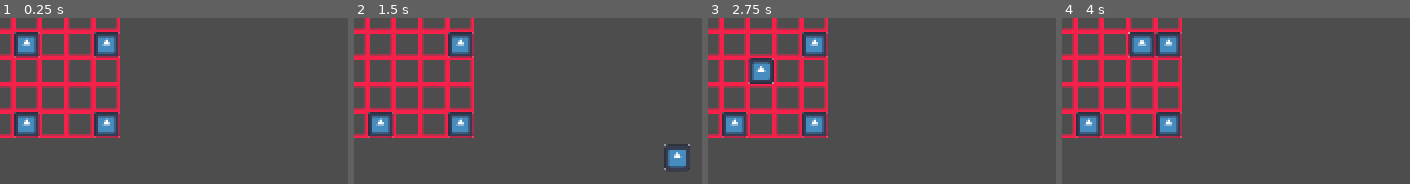
Above: before the commit, frames 1-4 (left to right).
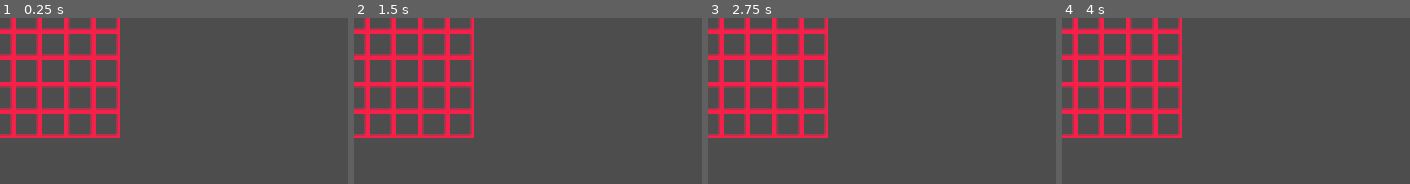
Above: after the commit, the same moments.

Repository: ChubbySquirrel/Perception-is-illusion
Game: Godot game, scene res://Scenes/Bracer.tscn
Two runs of this game, one before a commit and one after it. Both use one fixed random seed, a clock stepped at 60 frames per second and the inputs below. The engine's default icon, where the game draws it, is replaced by a stand-in: a white triangle on a blue panel in a dark square.
Inputs (mouse positions are in pixels of both pictures, inside the frame that each line leads up to):
- Up to frame 1 (0.25 s): no input
- Up to frame 2 (1.5 s): click (381, 44) at 0.52 s; tap Enter at 1.25 s; move the mouse to (outside the picture) at 1.27 s; hold D (right) from 1.28 s (still down); hold Right mouse button (Rotate) from 1.28 s (still down)
- Up to frame 3 (2.75 s): tap Space at 2 s; move the mouse to (outside the picture) at 2.02 s; release D (right) at 2.03 s; release Right mouse button (Rotate) at 2.03 s; hold Down (down) from 2.03 s (still down); right-click (outside the picture) at 2.1 s
- Up to frame 4 (4 s): tap Enter at 2.75 s; move the mouse to (outside the picture) at 2.77 s; release Down (down) at 2.78 s; hold D (right) 2.78-3.53 s; hold Right mouse button (Rotate) 2.78-3.53 s; tap Space at 3.5 s; move the mouse to (outside the picture) at 3.52 s; hold W (up) from 3.53 s (still down); right-click (outside the picture) at 3.6 s

The runs differ from the first frame. In frame 1, 4.1% of the frame differs, in the area x 4-35%, y 8-73%; in frame 2, 3.8%; in frame 3, 4.0%; in frame 4, 4.3%.

Commit message:
Finished implemening communication between the bracer and the map. But the menus are now broken.

Diff:
--- a/Scenes/Entities/player.tscn
+++ b/Scenes/Entities/player.tscn
@@ -1,20 +1,22 @@
-[gd_scene load_steps=7 format=3 uid="uid://dxnwu5mg4clyw"]
+[gd_scene load_steps=8 format=3 uid="uid://dxnwu5mg4clyw"]
 
 [ext_resource type="Script" uid="uid://dml2t80hernuo" path="res://Scripts/Entities/player.gd" id="1_blnjl"]
 [ext_resource type="PackedScene" uid="uid://c7nlgpkgvlnc4" path="res://Scenes/UI/pause_menu.tscn" id="2_nqm6o"]
 [ext_resource type="Script" uid="uid://doduxppvknnbp" path="res://Scripts/UI/player_ui.gd" id="2_qbyki"]
 [ext_resource type="PackedScene" uid="uid://cd12x6je2vf0o" path="res://Scenes/UI/sucess_screen.tscn" id="4_svftf"]
 [ext_resource type="PackedScene" uid="uid://cmc2c5o77x4fu" path="res://Scenes/UI/death_screen.tscn" id="5_a1rq5"]
+[ext_resource type="PackedScene" uid="uid://dcjax1tgha50o" path="res://Scenes/Bracer.tscn" id="6_yqx0t"]
 
 [sub_resource type="RectangleShape2D" id="RectangleShape2D_sh265"]
 size = Vector2(32, 32)
 
-[node name="player" type="CharacterBody2D" node_paths=PackedStringArray("sucess_view", "go") groups=["Player"]]
+[node name="player" type="CharacterBody2D" node_paths=PackedStringArray("sucess_view", "go", "b") groups=["Player"]]
 z_index = 1
 motion_mode = 1
 script = ExtResource("1_blnjl")
 sucess_view = NodePath("Camera2D/Control/SucessScreen")
 go = NodePath("Camera2D/Control/DeathScreen")
+b = NodePath("Bracer")
 
 [node name="CollisionShape2D" type="CollisionShape2D" parent="."]
 visible = false
@@ -40,6 +42,7 @@
 offset_bottom = 540.0
 grow_horizontal = 2
 grow_vertical = 2
+mouse_filter = 1
 script = ExtResource("2_qbyki")
 pause_menu = NodePath("PauseMenu")
 
@@ -59,6 +62,7 @@
 [node name="Panel" type="Panel" parent="Camera2D/Control/MarginContainer"]
 custom_minimum_size = Vector2(50, 50)
 layout_mode = 2
+mouse_filter = 1
 
 [node name="HBoxContainer" type="HBoxContainer" parent="Camera2D/Control/MarginContainer/Panel"]
 layout_mode = 1
@@ -73,6 +77,7 @@
 [node name="Panel" type="Panel" parent="Camera2D/Control/MarginContainer/Panel/HBoxContainer"]
 custom_minimum_size = Vector2(10, 0)
 layout_mode = 2
+mouse_filter = 1
 
 [node name="ColorRect" type="ColorRect" parent="Camera2D/Control/MarginContainer/Panel/HBoxContainer/Panel"]
 layout_mode = 1
@@ -81,10 +86,12 @@
 anchor_bottom = 1.0
 grow_horizontal = 2
 grow_vertical = 2
+mouse_filter = 1
 
 [node name="Panel2" type="Panel" parent="Camera2D/Control/MarginContainer/Panel/HBoxContainer"]
 custom_minimum_size = Vector2(10, 0)
 layout_mode = 2
+mouse_filter = 1
 
 [node name="ColorRect" type="ColorRect" parent="Camera2D/Control/MarginContainer/Panel/HBoxContainer/Panel2"]
 layout_mode = 1
@@ -93,6 +100,7 @@
 anchor_bottom = 1.0
 grow_horizontal = 2
 grow_vertical = 2
+mouse_filter = 1
 
 [node name="Button" type="Button" parent="Camera2D/Control/MarginContainer"]
 layout_mode = 2
@@ -109,4 +117,8 @@
 visible = false
 layout_mode = 1
 
+[node name="Bracer" parent="." node_paths=PackedStringArray("player") instance=ExtResource("6_yqx0t")]
+position = Vector2(384, 0)
+player = NodePath("..")
+
 [connection signal="button_down" from="Camera2D/Control/MarginContainer/Button" to="Camera2D/Control" method="show_pause_menu"]
--- a/Scenes/Level_Generation/level_handler.tscn
+++ b/Scenes/Level_Generation/level_handler.tscn
@@ -1,14 +1,19 @@
-[gd_scene load_steps=3 format=3 uid="uid://dw035tk2q5axt"]
+[gd_scene load_steps=4 format=3 uid="uid://dw035tk2q5axt"]
 
 [ext_resource type="Script" uid="uid://c2g5xm8k8e0vc" path="res://Scripts/Level_Generation/level_handler.gd" id="1_xogbl"]
 [ext_resource type="Script" uid="uid://botoni6s141qf" path="res://Scripts/Level_Generation/grid.gd" id="2_ws83c"]
+[ext_resource type="Script" uid="uid://dvluiguns7rd8" path="res://stone_group_manager.gd" id="3_ws83c"]
 
-[node name="level_handler" type="Node" node_paths=PackedStringArray("grid")]
+[node name="level_handler" type="Node" node_paths=PackedStringArray("grid", "stone_manager")]
 script = ExtResource("1_xogbl")
 grid = NodePath("Grid")
+stone_manager = NodePath("StoneGroupManager")
 
 [node name="Grid" type="Node" parent="."]
 script = ExtResource("2_ws83c")
-metadata/_custom_type_script = "uid://bad1ft1luxwbd"
+
+[node name="StoneGroupManager" type="Node" parent="."]
+script = ExtResource("3_ws83c")
+metadata/_custom_type_script = "uid://dvluiguns7rd8"
 
 [connection signal="player_reached_goal" from="Grid" to="." method="_on_grid_player_reached_goal"]
--- a/Scenes/Level_Generation/tile.tscn
+++ b/Scenes/Level_Generation/tile.tscn
@@ -7,7 +7,6 @@
 uv = PackedVector2Array(128, 0, 128, 128, 0, 128, 0, 0)
 
 [node name="Debug_Text" type="RichTextLabel" parent="."]
-visible = false
 offset_left = -64.0
 offset_top = -64.0
 offset_right = 64.0
--- a/Scenes/UI/death_screen.tscn
+++ b/Scenes/UI/death_screen.tscn
@@ -23,6 +23,7 @@
 anchor_bottom = 1.0
 grow_horizontal = 2
 grow_vertical = 2
+mouse_filter = 1
 script = ExtResource("1_30dcm")
 
 [node name="ColorRect" type="ColorRect" parent="."]
@@ -32,6 +33,7 @@
 anchor_bottom = 1.0
 grow_horizontal = 2
 grow_vertical = 2
+mouse_filter = 1
 color = Color(0.282407, 0.282407, 0.282407, 0.803922)
 
 [node name="TextureRect" type="TextureRect" parent="."]
@@ -57,6 +59,7 @@
 offset_right = 50.0
 offset_bottom = 23.0
 grow_horizontal = 2
+mouse_filter = 1
 theme_override_font_sizes/normal_font_size = 50
 bbcode_enabled = true
 text = "[color=#000000]You Died![/color]"
--- a/Scenes/UI/pause_menu.tscn
+++ b/Scenes/UI/pause_menu.tscn
@@ -23,6 +23,7 @@
 anchor_bottom = 1.0
 grow_horizontal = 2
 grow_vertical = 2
+mouse_filter = 1
 script = ExtResource("1_8rf44")
 
 [node name="ColorRect" type="ColorRect" parent="."]
@@ -32,6 +33,7 @@
 anchor_bottom = 1.0
 grow_horizontal = 2
 grow_vertical = 2
+mouse_filter = 1
 color = Color(0.282407, 0.282407, 0.282407, 0.803922)
 
 [node name="TextureRect" type="TextureRect" parent="."]
@@ -57,6 +59,7 @@
 offset_right = 50.0
 offset_bottom = 23.0
 grow_horizontal = 2
+mouse_filter = 1
 theme_override_font_sizes/normal_font_size = 50
 bbcode_enabled = true
 text = "[color=#000000]Pause[/color]"
--- a/Scenes/UI/sucess_screen.tscn
+++ b/Scenes/UI/sucess_screen.tscn
@@ -23,6 +23,7 @@
 anchor_bottom = 1.0
 grow_horizontal = 2
 grow_vertical = 2
+mouse_filter = 1
 script = ExtResource("1_trjmy")
 
 [node name="ColorRect" type="ColorRect" parent="."]
@@ -32,6 +33,7 @@
 anchor_bottom = 1.0
 grow_horizontal = 2
 grow_vertical = 2
+mouse_filter = 1
 color = Color(0.282407, 0.282407, 0.282407, 0.803922)
 
 [node name="TextureRect" type="TextureRect" parent="."]
@@ -57,6 +59,7 @@
 offset_right = 50.0
 offset_bottom = 23.0
 grow_horizontal = 2
+mouse_filter = 1
 theme_override_font_sizes/normal_font_size = 50
 bbcode_enabled = true
 text = "[color=#000000]Congrats!
--- a/Scripts/Entities/player.gd
+++ b/Scripts/Entities/player.gd
@@ -8,7 +8,11 @@
 
 @export var go : Control
 
+@export var b : Bracer
+
 var disabled = false
+
+var grid : Grid
 
 func _process(_delta: float) -> void:
 	if disabled:
@@ -34,3 +38,19 @@
 func show_success_screen()->void:
 	Engine.time_scale = 0
 	sucess_view.visible = true
+
+func make_stones(stones : Array[String])-> void:
+	for stone in stones:
+		b.create_stone(stone,Vector2i(1,2))
+
+func check_stone_move(g : String, mov : Vector2i) -> bool:
+	return grid.stone_manager.check_stone_move(g, mov)
+
+func check_stone_rotate(g : String, dir : Vector2) -> bool:
+	return grid.stone_manager.check_stone_rotate(g, dir)
+
+func stone_move(g : String, mov : Vector2i) -> void:
+	grid.stone_manager.stone_move(g, mov)
+
+func stone_rotate(g : String, dir : Vector2) -> void:
+	grid.stone_manager.stone_rotate(g,dir)
--- a/Scripts/Level_Generation/grid.gd
+++ b/Scripts/Level_Generation/grid.gd
@@ -15,6 +15,8 @@
 var tile_size : int = 128
 
 var player_position = Tile
+
+var stone_manager : StoneGroupManager
 
 signal player_reached_goal
 
@@ -38,6 +40,7 @@
 			new_row.append(new_tile)
 		i += 1
 		grid_elements.append(new_row)
+	player.make_stones(stone_manager.groups.keys())
 
 func create_tile(tile_data,i,j,new_row)->Tile:
 	var type_identifier = tile_data.type
@@ -63,8 +66,11 @@
 	if tile_data.type == "s" and not found_start:
 		player = player_scene.instantiate()
 		add_child(player)
+		player.grid = self
 		player.position = Vector2(j*tile_size,i*tile_size)
 		found_start = true
+	if "stone" in tile_data and tile_data.type == "p":
+		make_stone(tile_data.stone,i,j)
 	if "enemy" in tile_data:
 		if tile_data.enemy:
 			var new_enemy : Enemy = enemy_scene.instantiate()
@@ -72,6 +78,9 @@
 			new_enemy.position = Vector2(j*tile_size,i*tile_size)
 			new_enemy.grid = self
 			new_enemy.activate_on_ready = true
+
+func make_stone(tile_data : Variant, i : int, j : int) -> void:
+	stone_manager.add_stone(tile_data,Vector2i(i,j))
 
 func get_tile_from_position(p : Vector2) -> Tile:
 	var i = roundi(p.y / tile_size)
@@ -89,3 +98,19 @@
 	if player_position == null:
 		player_position = _get_player_tile()
 	return player_position
+
+func get_tile_open(p : Vector2i) -> bool:
+	if p.x < 0 or p.y < 0:
+		return false
+	if p.x > grid_elements.size()-1:
+		return false
+	else:
+		var row = grid_elements[p.x]
+		if p.y > grid_elements.size()-1:
+			return false
+		else:
+			var tile = row[p.y]
+			if tile.type == Tile.TileTypes.PATH:
+				return true
+			else:
+				return false
--- a/Scripts/Level_Generation/level_handler.gd
+++ b/Scripts/Level_Generation/level_handler.gd
@@ -2,8 +2,13 @@
 
 @export var grid : Grid
 
+@export var stone_manager : StoneGroupManager
+
 func _ready() -> void:
+	stone_manager.grid = grid
+	grid.stone_manager = stone_manager
 	grid.make_grid_from_file(LevelManager.current_level_location)
+	stone_manager.assign_pivots()
 
 
 func _on_grid_player_reached_goal() -> void:
--- a/Scripts/bracer.gd
+++ b/Scripts/bracer.gd
@@ -15,32 +15,24 @@
 #time to determine how long for stones to snap
 var snap_time = 100
 
+@export var player : Player
+
 @export var grid_size = 5
 #1/scale gets us the ratio of tiles in bracer vs labrinth
 var bracer_scale:int  = 1
 
 func _ready() -> void:
 	create_grid()
-	spawn_stones()
+	#spawn_stones()
 
-
-	pass
-
-
-func spawn_stones():
-
-	var initialize_arr = [["A",Vector2i(1,1)],["B",Vector2i(4,1)],["C",Vector2i(1,4)],["D",Vector2i(4,4)]]
-
-	for data in initialize_arr:
-		var grid_pos = data[1]
-		var type = data[0]
-		var new_stone1 = stone_scene.instantiate()
-		add_child(new_stone1)
-		new_stone1.bracer = self
-		new_stone1.create(type,true,1,grid_pos)
-		stone_grid[grid_pos.x][grid_pos.y] = new_stone1
-		new_stone1.moved_to = home_position(grid_pos)
-		new_stone1.initial_rot = 0
+func create_stone(g : String, p : Vector2i):
+	var new_stone = stone_scene.instantiate()
+	add_child(new_stone)
+	new_stone.bracer = self
+	new_stone.create(g,true,1,p)
+	stone_grid[p.x][p.y] = new_stone
+	new_stone.moved_to = home_position(p)
+	new_stone.initial_rot = 0
 
 func check_moved(stone:Stone):
 	#If the tile has moved sufficently in a direction
@@ -55,7 +47,10 @@
 		var new_grid_pos = stone.bracer_pos + grid_change
 		new_grid_pos = handle_edges(new_grid_pos)
 		if stone_grid[new_grid_pos.x][new_grid_pos.y] == null:
+			if not player.check_stone_move(stone.type,grid_change):
+				return
 			stone.bracer_pos += grid_change
+			player.stone_move(stone.type,grid_change)
 			#Handle wrapping around
 			stone.bracer_pos = handle_edges(stone.bracer_pos)
 
@@ -74,14 +69,20 @@
 	if abs(rel_rotation) >= PI/3:
 		var rotate_change
 		if rel_rotation > 0:
+			if not player.check_stone_rotate(stone.type, Vector2.RIGHT):
+				stone.pressed = false
+				return
 			rotate_change = PI/2
+			player.stone_rotate(stone.type, Vector2.RIGHT)
 		elif rel_rotation < 0:
+			if not player.check_stone_rotate(stone.type, Vector2.LEFT):
+				stone.pressed = false
+				return
 			rotate_change = -PI/2
+			player.stone_rotate(stone.type, Vector2.LEFT)
 		stone.initial_rot += rotate_change
 
 		stone.pressed = false
-
-		print("test")
 
 
 
--- a/Scripts/stone.gd
+++ b/Scripts/stone.gd
@@ -16,10 +16,9 @@
 
 var t:float = 0
 
-
 var bracer: Bracer
 
-@export var type: String
+var type: String
 
 func _ready() -> void:
 	initial_pos = position
@@ -28,7 +27,6 @@
 
 	var release_rotate = Input.is_action_just_released("Rotate")
 	var start_rotate = Input.is_action_just_pressed("Rotate")
-	print(t)
 	if active:
 		if release_rotate:
 			pressed = false
--- /dev/null
+++ b/stone_group.gd
@@ -0,0 +1,194 @@
+class_name  StoneGroup
+
+extends Node
+
+var speed : float = 0.1
+
+var shrink_speed : float = 1
+
+var group : String
+
+var grid : Grid
+
+var pivot : StoneWall
+
+var movement_in_progress = false
+
+var target : Vector2
+
+var target_rotation : float
+
+var lerp_position = true
+
+var shrink_in_progress : bool = false
+
+var t : float = 0
+
+var walls : Array[StoneWall] = []
+
+var manager : StoneGroupManager
+
+var rotation_in_progress : bool = false
+
+var rotation_speed : float = 1
+
+func add_wall(w : StoneWall):
+	walls.append(w)
+
+func assign_pivot():
+	if pivot == null:
+		pivot = walls[0]
+	add_child(pivot)
+	pivot.position = Vector2(grid.tile_size * pivot.loc.y,grid.tile_size * pivot.loc.x)
+	for wall : StoneWall in walls:
+		if wall == pivot:
+			continue
+		pivot.add_child(wall)
+		wall.global_position = Vector2(grid.tile_size * wall.loc.y,grid.tile_size * wall.loc.x)
+
+func move(mov : Vector2) -> bool:
+	begin_movement(mov)
+	return true
+
+func can_move(mov : Vector2i) -> bool:
+	if movement_in_progress:
+		return false
+	var mov_possible : bool = true
+	for wall in walls:
+		var spot_open = manager.move_possible(wall.loc+Vector2i(mov.y,mov.x))
+		if not spot_open:
+			mov_possible = false
+			break
+	return mov_possible
+
+func begin_movement(mov : Vector2) -> void:
+	t = 0
+	movement_in_progress = true
+	lerp_position = true
+	target = pivot.position + mov * grid.tile_size
+	for wall in walls:
+		var previous = wall.loc
+		wall.loc += Vector2i(mov.y,mov.x)
+		manager.change_position(previous,wall.loc)
+
+func rotate(dir : Vector2)-> bool:
+	begin_rotation(dir)
+	return true
+
+
+func begin_rotation(dir : Vector2) -> void:
+	t = 0
+	lerp_position = false
+	movement_in_progress = true
+	shrink_in_progress = true
+	rotation_in_progress = false
+	disable_child_colliders()
+	match dir:
+		Vector2.RIGHT:
+			target_rotation = pivot.rotation + PI/2
+			for wall in walls:
+				var previous = wall.loc
+				wall.loc = new_clockwise_position(wall)
+				manager.change_position(previous,wall.loc)
+		Vector2.LEFT:
+			target_rotation = pivot.rotation - PI/2
+			for wall in walls:
+				var previous = wall.loc
+				wall.loc = new_counterclockwise_position(wall)
+				manager.change_position(previous,wall.loc)
+
+func can_rotate(dir : Vector2) -> bool:
+	var can_rotate = true
+	if movement_in_progress:
+		return false
+	match dir:
+		Vector2.LEFT:
+			for wall in walls:
+				if wall == pivot:
+					continue
+				var new_position = new_counterclockwise_position(wall)
+				var spot_open = manager.move_possible(new_position)
+				if not spot_open:
+					can_rotate = false
+					break
+		Vector2.RIGHT:
+			for wall in walls:
+				if wall == pivot:
+					continue
+				var new_position = new_clockwise_position(wall)
+				var spot_open = manager.move_possible(new_position)
+				if not spot_open:
+					can_rotate = false
+					break
+		_:
+			return false
+	return can_rotate
+
+func new_clockwise_position(wall : StoneWall) -> Vector2i:
+	var x = wall.loc.x-pivot.loc.x
+	var y = wall.loc.y-pivot.loc.y
+	var xp = y
+	var yp = -x
+	return Vector2i(xp+pivot.loc.x,yp+pivot.loc.y)
+
+func new_counterclockwise_position(wall : StoneWall) -> Vector2i:
+	var x = wall.loc.x-pivot.loc.x
+	var y = wall.loc.y-pivot.loc.y
+	var xp = -y
+	var yp = x
+	return Vector2i(xp+pivot.loc.x,yp+pivot.loc.y)
+
+func disable_child_colliders():
+	for wall in walls:
+		if wall == pivot:
+			continue
+		else:
+			wall.get_node("CollisionShape2D").disabled = true
+
+func enable_child_colliders():
+	for wall in walls:
+		if wall == pivot:
+			continue
+		else:
+			wall.get_node("CollisionShape2D").disabled = false
+
+func _physics_process(delta: float) -> void:
+	if movement_in_progress:
+		if lerp_position:
+			pivot.position = pivot.position.lerp(target,t*speed)
+			t += delta
+			if pivot.position.distance_to(target) <= 0.1:
+				pivot.position = target
+				movement_in_progress = false
+		else:
+			if shrink_in_progress and not rotation_in_progress:
+				for wall : StoneWall in walls:
+					if wall == pivot:
+						continue
+					wall.scale = wall.scale.lerp(Vector2.ZERO,shrink_speed*t)
+					if wall.scale.distance_to(Vector2.ZERO) <= 0.1:
+						wall.scale = Vector2.ZERO
+						shrink_in_progress = false
+						rotation_in_progress = true
+				t += delta
+				if rotation_in_progress:
+					t = 0
+			if rotation_in_progress:
+				pivot.rotation = lerp_angle(pivot.rotation,target_rotation,t*rotation_speed)
+				t += delta
+				if abs(fmod(pivot.rotation-target_rotation,2*PI)) <= 0.1:
+					pivot.rotation = target_rotation
+					rotation_in_progress = false
+					t = 0
+					enable_child_colliders()
+			if not rotation_in_progress and not shrink_in_progress:
+				for wall : StoneWall in walls:
+					if wall == pivot:
+						continue
+					wall.scale = wall.scale.lerp(Vector2(1,1),shrink_speed*t)
+					if wall.scale.distance_to(Vector2(1,1)) <= 0.1:
+						wall.scale = Vector2(1,1)
+						movement_in_progress = false
+				t += delta
+				if not movement_in_progress:
+					t = 0
--- /dev/null
+++ b/stone_group_manager.gd
@@ -0,0 +1,100 @@
+class_name StoneGroupManager
+
+extends Node
+
+var groups : Dictionary[String,StoneGroup] = {}
+
+var grid : Grid
+
+var stone_locations : Dictionary[int,Dictionary] = {}
+
+var wall_scene = preload("res://stone_wall.tscn")
+
+func add_stone(stone_data : Variant, loc : Vector2i,) -> bool:
+	var g = stone_data.group
+	if not groups.has(g):
+		var new_group : StoneGroup = StoneGroup.new()
+		new_group.manager = self
+		new_group.grid = grid
+		new_group.group = g
+		add_child(new_group)
+		groups[g] = new_group
+
+	if stone_locations.has(loc.x):
+		var row : Dictionary = stone_locations.get(loc.x)
+		if row.has(loc.y):
+			return false
+		else:
+			var stone = make_new_stone_wall(g, loc)
+			stone.stone_group = groups[g]
+			stone.loc = loc
+			groups[g].add_wall(stone)
+			if "pivot" in stone_data:
+				if stone_data.pivot:
+					groups[g].pivot = stone
+			row.set(loc.y,stone)
+			return true
+	else:
+		var row = {}
+		var stone = make_new_stone_wall(g, loc)
+		stone.stone_group = groups[g]
+		stone.loc = loc
+		groups[g].add_wall(stone)
+		if "pivot" in stone_data:
+			if stone_data.pivot:
+				groups[g].pivot = stone
+		row.set(loc.y,stone)
+		stone_locations.set(loc.x,row)
+		return true
+
+func location_occupied(p : Vector2i) -> bool:
+	if stone_locations.has(p.x):
+		var row = stone_locations.get(p.x)
+		if row.has(p.y):
+			return true
+	return false
+
+func move_possible(p : Vector2i) -> bool:
+	return not location_occupied(p) and grid.get_tile_open(p)
+
+func make_new_stone_wall(g : String, loc : Vector2i) -> StoneWall:
+	var new_wall : StoneWall = wall_scene.instantiate()
+	return new_wall
+
+func assign_pivots()-> void:
+	for i : StoneGroup in groups.values():
+		i.assign_pivot()
+
+func check_stone_move(g : String, mov : Vector2i) -> bool:
+	var group = groups[g]
+	return group.can_move(mov)
+
+func stone_move(g : String, mov : Vector2i) -> void:
+	var group = groups[g]
+	group.move(Vector2(mov.x,mov.y))
+
+func check_stone_rotate(g : String, dir : Vector2) -> bool:
+	var group = groups[g]
+	return group.can_rotate(dir)
+
+func stone_rotate(g : String, dir : Vector2) -> void:
+	var group = groups[g]
+	group.rotate(dir)
+
+func change_position(before : Vector2i, after : Vector2i) -> bool:
+	if stone_locations.has(before.x):
+		var row = stone_locations.get(before.x)
+		if row.has(before.y):
+			var to_move = row.get(before.y)
+			if stone_locations.has(after.x):
+				var next_row = stone_locations.get(after.x)
+				if next_row.has(after.y):
+					return false
+				next_row.set(after.y, to_move)
+			else:
+				var new_row = {}
+				new_row.set(after.y,to_move)
+				stone_locations.set(after.x,new_row)
+			row.erase(before.y)
+			return true
+	return false
--- /dev/null
+++ b/stone_wall.gd
@@ -0,0 +1,7 @@
+class_name StoneWall
+
+extends StaticBody2D
+
+var loc : Vector2i
+
+var stone_group : StoneGroup
--- /dev/null
+++ b/stone_wall.tscn
@@ -0,0 +1,21 @@
+[gd_scene load_steps=4 format=3 uid="uid://c42uaw75y5bou"]
+
+[ext_resource type="Texture2D" uid="uid://7e4nk2rodxkd" path="res://icon.svg" id="1_0skly"]
+[ext_resource type="Script" uid="uid://dfk75f27bxd01" path="res://stone_wall.gd" id="1_kqaf4"]
+
+[sub_resource type="RectangleShape2D" id="RectangleShape2D_kqaf4"]
+size = Vector2(128, 128)
+
+[node name="StoneWall" type="StaticBody2D"]
+z_index = 1
+script = ExtResource("1_kqaf4")
+
+[node name="Appearance" type="Polygon2D" parent="."]
+color = Color(0, 0, 0, 1)
+polygon = PackedVector2Array(-64, -64, 64, -64, 64, 64, -64, 64)
+
+[node name="CollisionShape2D" type="CollisionShape2D" parent="."]
+shape = SubResource("RectangleShape2D_kqaf4")
+
+[node name="Sprite2D" type="Sprite2D" parent="."]
+texture = ExtResource("1_0skly")
Not shown, changed: Resources/Levels/level_2.lv
Not shown, added: Resources/Levels/stone_json/a.stn
